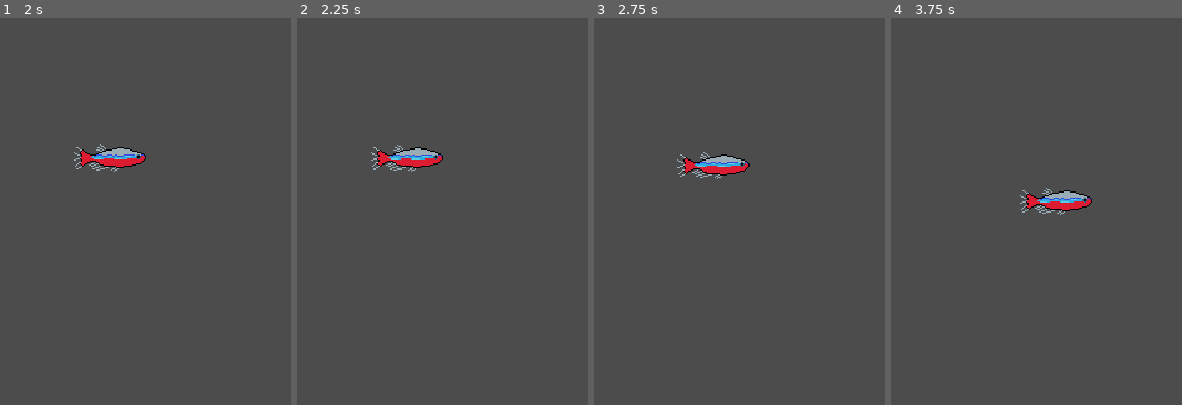
Above: before the commit, frames 1-4 (left to right).
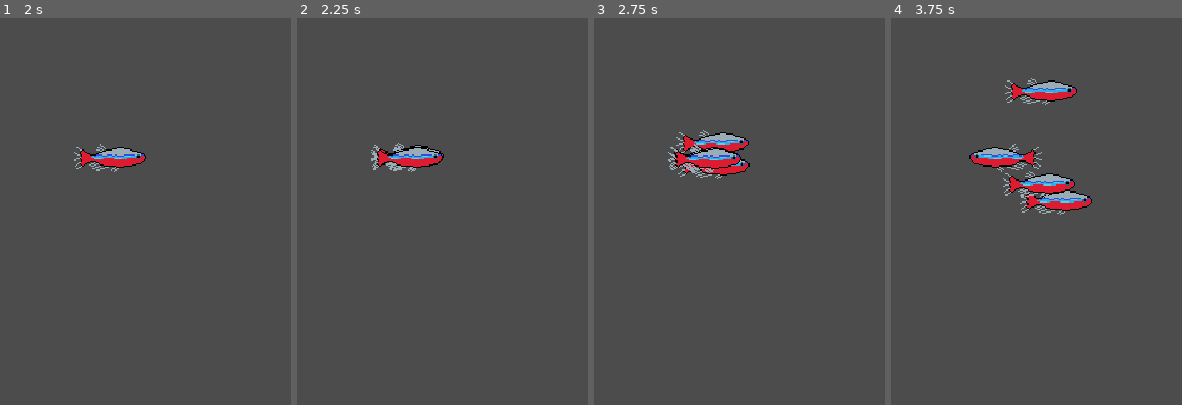
Above: after the commit, the same moments.

Repository: MrSquigy/Tank
Game: Godot game, scene res://scenes/Tank.tscn
Two runs of this game, one before a commit and one after it. Both use one fixed random seed, a clock stepped at 60 frames per second and the inputs below.
Inputs:
- Up to frame 1 (2 s): tap Enter at 0.5 s; tap Space at 1.25 s
- Up to frame 2 (2.25 s): tap Enter at 2 s
- Up to frame 3 (2.75 s): no input
- Up to frame 4 (3.75 s): no input

Frame 1 is identical in both runs. In frame 2, 0.3% of the frame differs, in the area x 25-51%, y 32-40%; in frame 3, 1.9%; in frame 4, 2.9%, in the area x 26-64%, y 15-47%.

Commit message:
Add fallback into water after jump

Diff:
--- a/scenes/Tank.tscn
+++ b/scenes/Tank.tscn
@@ -1,14 +1,39 @@
-[gd_scene load_steps=2 format=2]
+[gd_scene load_steps=4 format=2]
 
 [ext_resource path="res://scenes/fish/Neon.tscn" type="PackedScene" id=1]
+[ext_resource path="res://scripts/Tank.gd" type="Script" id=2]
+
+[sub_resource type="RectangleShape2D" id=1]
+extents = Vector2( 320, 10 )
 
 [node name="Tank" type="StaticBody2D"]
 collision_mask = 2
+script = ExtResource( 2 )
 
 [node name="Walls" type="CollisionPolygon2D" parent="."]
 polygon = PoolVector2Array( 2, -1, 2, 358, 638, 358, 638, -1, 642, -1, 642, 362, -2, 362, -2, -1 )
 
-[node name="Fish" type="YSort" parent="."]
+[node name="Fish" type="Node2D" parent="."]
 
 [node name="Neon" parent="Fish" instance=ExtResource( 1 )]
 position = Vector2( 193, 112 )
+
+[node name="Neon2" parent="Fish" instance=ExtResource( 1 )]
+position = Vector2( 193, 112 )
+
+[node name="Neon3" parent="Fish" instance=ExtResource( 1 )]
+position = Vector2( 193, 112 )
+
+[node name="Neon4" parent="Fish" instance=ExtResource( 1 )]
+position = Vector2( 193, 112 )
+
+[node name="WaterLevel" type="Area2D" parent="."]
+position = Vector2( 320, -10 )
+collision_mask = 2
+__meta__ = {
+"_edit_group_": true
+}
+
+[node name="CollisionShape2D" type="CollisionShape2D" parent="WaterLevel"]
+shape = SubResource( 1 )
+[connection signal="body_entered" from="WaterLevel" to="." method="_on_WaterLevel_body_entered"]
--- a/scenes/fish/Neon.tscn
+++ b/scenes/fish/Neon.tscn
@@ -11,9 +11,6 @@
 collision_layer = 2
 collision_mask = 5
 script = ExtResource( 2 )
-__meta__ = {
-"_edit_group_": true
-}
 
 [node name="Sprite" type="Sprite" parent="."]
 texture = ExtResource( 1 )
--- a/scripts/Fish.gd
+++ b/scripts/Fish.gd
@@ -3,6 +3,13 @@
 const MAX_SPEED = 50
 const ACCELERATION = 50
 const RESISTANCE = 25
+const GRAVITY = 50
+
+enum {
+	WANDER,
+	FALL,
+	EAT
+}
 
 export(int) var min_move_distance: int = 50
 export(int) var max_move_distance: int = 100
@@ -17,12 +24,21 @@
 var velocity: Vector2 = Vector2.ZERO
 var orignal_position: Vector2
 var distance: float
+var state = WANDER
 
 func _ready() -> void:
-	randomize()
 	set_move_timer()
 
 func _physics_process(delta: float) -> void:
+	match state:
+		WANDER:
+			wander_state(delta)
+		FALL:
+			fall_state(delta)
+		EAT:
+			pass
+
+func wander_state(delta: float) -> void:
 	if moving:
 		velocity = velocity.move_toward(direction * MAX_SPEED, ACCELERATION * delta)
 		if position.distance_to(orignal_position) >= distance:
@@ -33,11 +49,24 @@
 
 	velocity = move_and_slide(velocity)
 
-func set_move_timer() -> void:
-	moveTimer.start(rand_range(min_move_time, max_move_time))
+func fall_state(delta: float) -> void:
+	velocity.y += GRAVITY * delta
+	velocity = move_and_slide(velocity)
+
+	if position.y - 15 >= 0:
+		state = WANDER
+		moving = false
+		moveTimer.paused = false
+
+func jump() -> void:
+	moveTimer.paused = true
+	state = FALL
 
 func check_bounds() -> bool:
 	return true
+
+func set_move_timer() -> void:
+	moveTimer.start(rand_range(min_move_time, max_move_time))
 
 func _on_MoveTimer_timeout() -> void:
 	moveTimer.stop()
--- /dev/null
+++ b/scripts/Tank.gd
@@ -0,0 +1,7 @@
+extends StaticBody2D
+
+func _ready():
+	randomize()
+
+func _on_WaterLevel_body_entered(body):
+	body.jump()
